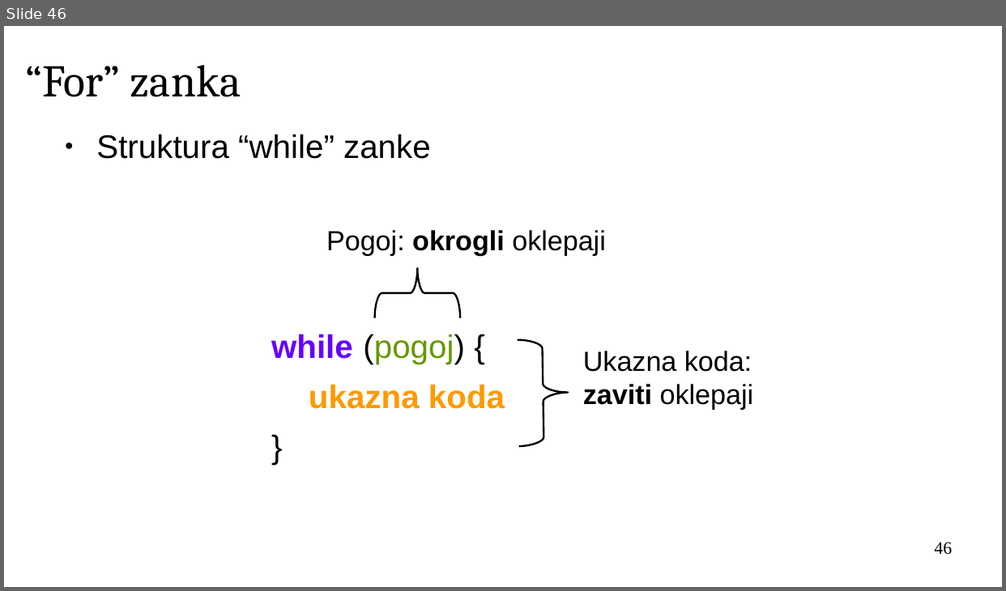
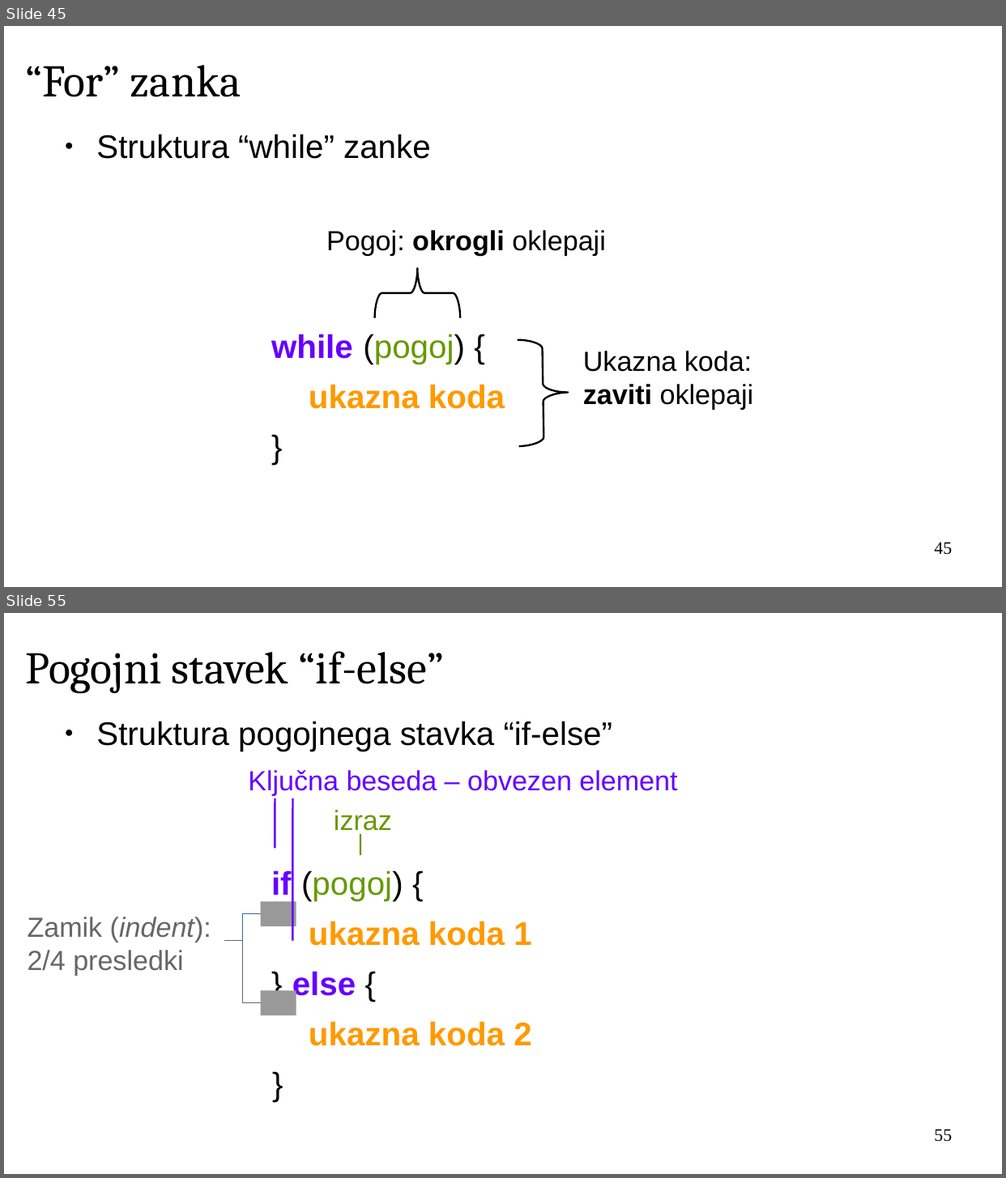
Before and after one commit to janaobsteter/R_tecaj, a slide deck: IT_Rtecaj.odp. Shown one above the other, each under a label of ours: slide 46 before the commit, slides 45 and 55 after it; the slides between them are not shown. The pictures are 1006x591 and 1006x1178 pixels, drawn with LibreOffice and Linux fonts; fonts in the diff are those of the drawing; background and template pictures are left out. Boxes give left, top, right and bottom in pixels: in the first picture for what was removed or moved away, otherwise in the second. Text is boxed around its words. In the diff, an @@ line names an element or a change of style, - is before the commit and + after.

```diff
--- a/IT_Rtecaj.odp
+++ b/IT_Rtecaj.odp
@@ slide 55 added at <box>4,613,1002,1174</box>, background #FFFFFF @@
@@ title added at <box>25,651,444,694</box>, 36 pt, text #000000 @@
+Pogojni stavek “if-else”
@@ text added at <box>96,721,613,1046</box>, 26 pt, text #000000 @@
+● Struktura pogojnega stavka “if-else”
+if (pogoj) {
+ukazna koda 1
+} else {
+ukazna koda 2
+}
@@ text added at <box>248,770,677,795</box>, 22 pt, text #6600FF @@
+Ključna beseda – obvezen element
@@ line added from (275, 849) to (275, 798), #6600FF 1.5 pt @@
@@ line added from (293, 941) to (293, 798), #6600FF 1.5 pt @@
@@ text added at <box>334,810,392,836</box>, 22 pt, text #669900 @@
+izraz
@@ line added from (360, 856) to (360, 834), #669900 1.5 pt @@
@@ rectangle added at <box>260,902,296,927</box>, fill #999999 @@
@@ text added at <box>27,917,211,975</box>, 22 pt, text #666666 @@
+Zamik (indent):
+2/4 presledki
@@ elbow line added from (262, 914) to (225, 941), #3465A4 0 pt @@
@@ elbow line added from (225, 941) to (262, 1003), #666666 0 pt @@
@@ rectangle added at <box>260,990,296,1016</box>, fill #999999 @@
@@ page number added at <box>934,1129,952,1142</box>, 14 pt, text #000000 @@
+55
@@ what was slide 46 is now slide 45 @@
@@ page number at <box>934,542,952,555</box>: text changed @@
-46
+45
```
Also in this commit, not shown: 11 slides changed, 16 other slides added, 1 other file.
